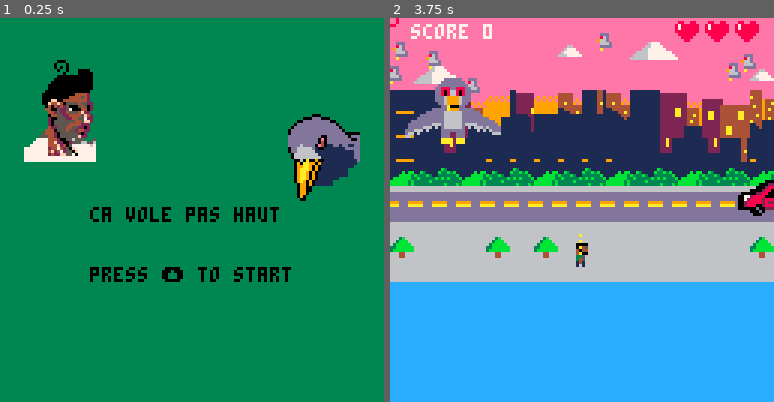
Above: before the commit, frames 1-2 (left to right).
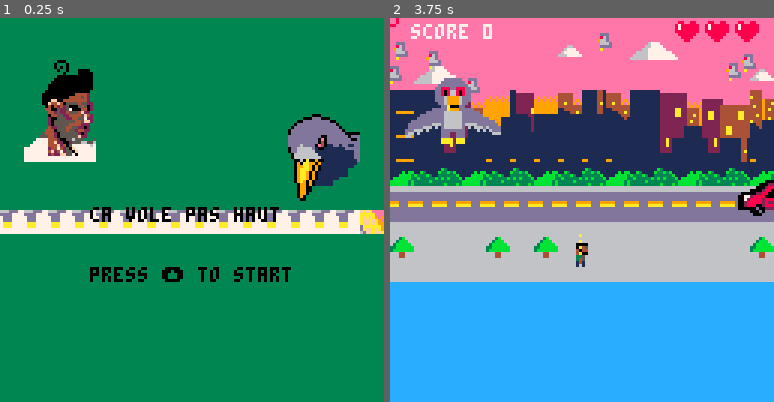
Above: after the commit, the same moments.

Repository: julie17-d/projet-collectif---pico-8
Game: PICO-8 cartridge commun.p8
Two runs of this game, one before a commit and one after it. Both use one fixed random seed, a clock stepped at 60 frames per second and the inputs below.
Inputs:
- Up to frame 1 (0.25 s): no input
- Up to frame 2 (3.75 s): tap O (Z key) at 0.33, 0.7, 1.43, 2.22, 3.1 s; tap X (X key) at 1.07, 2.07, 2.4, 2.73, 3.07, 3.4, 3.73 s; hold Left 1.97-2.37 s; hold Down 2.42-2.82 s; hold Right 2.87-3.53 s; hold Up from 3.58 s (still down)

The runs differ from the first frame. In frame 1, 5.7% of the frame differs, in the area x 0-100%, y 50-57%; in frame 2, nothing differs.

Commit message:
VRAIMENT LA FIN

Diff:
--- a/commun.p8
+++ b/commun.p8
@@ -468,6 +468,30 @@
  if (btnp(⬆️)) then
  state="game"
  end
+end
+
+
+function update_gamewon()
+	makeblood(10,60,60)
+	if (btn(⬇️)) then
+		state = "intro"
+		_init()
+	end
+end
+
+function update_dialogue()
+ update_lignes()
+ for s in all(stars) do
+  s.y+=s.speed
+  if s.y > 128 then
+   s.y=0
+   s.x=rnd(128)
+   if (btnp(➡️)) then
+    state="intro"
+   end
+  end
+ end
+
 end
 
 function update_game()
@@ -914,7 +938,7 @@
 2422ff55707777777777777700000000111111111112221111111111333333344405554552442233333333333333333333333333111111111111111111111111
 77777777777777777777777700000000111111111112221111111111333333544420555555202333333333333333333333333333111111111111111111111111
 77777777777777777777777700000000111111111112221111111111333335554420555555f22333333333333333333333333333111111111199999999111111
-eeeeeeeeee74747474747474747474747474747474999999eeeeeeeeeeeaffafffffaffaeeeeeeee6666666666666666666666666666666699993b9999111111
+eeeeeeeeeeeeeeeeeeeeeeeeeeeeeeeeeeeeeeee99999999eeeeeeeeeeeaffafffffaffaeeeeeeee6666666666666666666666666666666699993b9999111111
 eeeeeeeeeeeeeeeeeeeeeeeeeeeeeeeeeeeeeeee99333399eeeeeeeaaaaaaaaaaaaaaaaaaaaaeeee66666666666666666666666666666666393bbbbb99111111
 eeeeeeeeeeeeeeeeeeeeeeeeeeeeeeeeeeeeeeee93333339eeeeeeafffffffffffffffffffffaeee66666666666666666666666666666666bbbbbbb399111111
 eeeeeeeeeeeeeeeeeeeeeeeeeeeeeeeeeeeeeeee333b3333eeeeeeaffaaaaaaaaaaaaaaaaaffaeee66666666666666666666666666666666bbbb3bbb99111111
